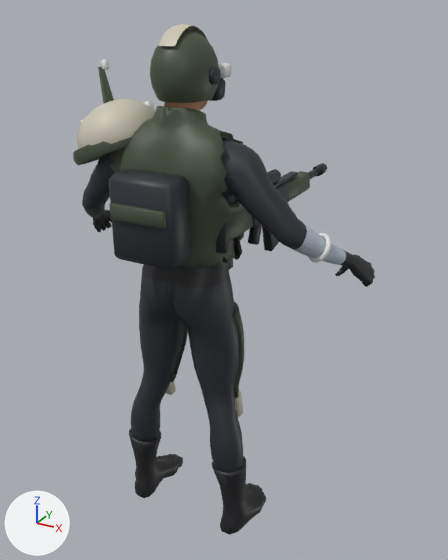
The glTF model assets/models/heroes/ryker/ryker.glb as it was, and as the next commit left it.
Before and after are seen from a camera (50 mm lens) standing at (1.103, -1.695, 1.926) and looking at (-0.011, 0.331, 0.913). Arrows for +X, +Y and +Z are at lower left; the lights stay in place. The older version comes first. Vertices at exactly the same position are counted once.

In view in the first picture: 'ryker'.
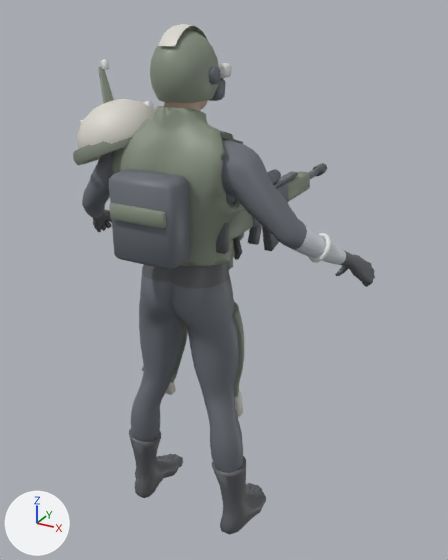
Pixel boxes (x1, y1, x2, y2) of what changed, in the pictures (448 x 560 px):
part 1 of me_ryker, cut back: before (108, 144, 241, 268); after (111, 138, 244, 269)
part 2 of me_ryker, reshaped (mostly hidden before): before (200, 385, 239, 398); after (141, 366, 239, 418)
part 3 of me_ryker, recoloured (lighter): (73, 24, 375, 535) in both

Edits to the bpy script that builds the scene:
```text
Change me_ryker:
    used by ob_ryker; location = (0.0, 0.0, 0.0)
    remove me_ryker.from_pydata(...)  # 7397 vertices, 14191 faces; spans x -0.61..0.61, y -0.25..0.94, z -0.01..1.88
    add me_ryker.from_pydata(...)  # 7861 vertices, 15053 faces; spans x -0.61..0.61, y -0.25..0.94, z -0.01..1.88
    me_ryker part 1: 15 vertices moved from x -0.22..0.22, y -0.09..0.08, z 1.13..1.52 to x -0.21..0.22, y -0.09..0.08, z 1.14..1.52; 82 vertices removed from x -0.23..0.22, y -0.08..0.15, z 1.12..1.53; 315 vertices added at x -0.22..0.22, y -0.09..0.16, z 1.13..1.54
    me_ryker part 2: 3 vertices moved from x -0.2..0.2, y 0.06..0.09, z 0.57..0.58 to x -0.2..0.2, y 0.06..0.1, z 0.6; 25 vertices removed from x -0.2..0.2, y 0.02..0.1, z 0.56..0.64; 160 vertices added at x -0.21..0.21, y -0.04..0.1, z 0.58..0.62
    me_ryker part 3: 13123 kept faces spanning x -0.61..0.61, y -0.25..0.94, z -0.01..1.88 get new vertex colours
    other edits to the shape of me_ryker do not show in these pictures
```
